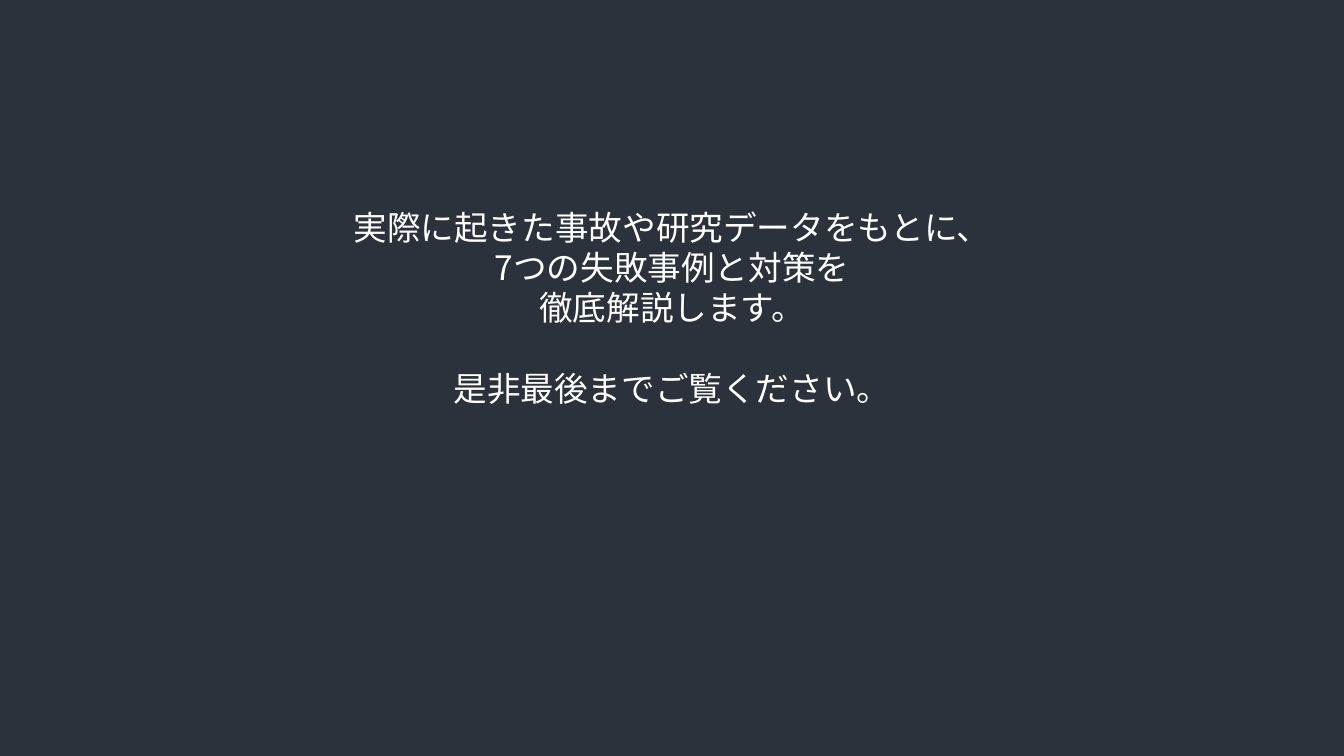
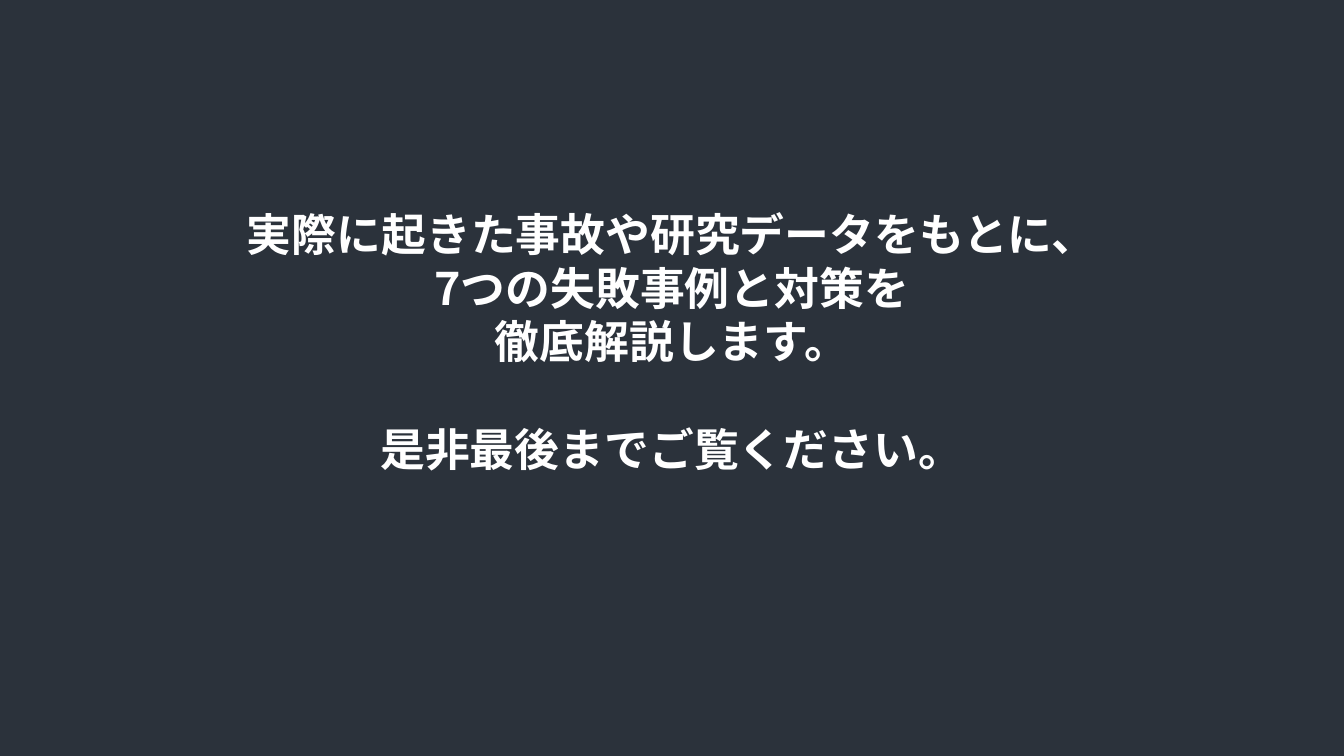
Before and after one commit to narudev4/Walkers_naru, a slide deck: slide 3 of 05_development/youtube/_shared/template-slides.pptx. Drawn at 1344x756 pixels with LibreOffice and Linux fonts; fonts in the diff are those of the drawing. Boxes give left, top, right and bottom in pixels: in the first picture for what was removed or moved away, otherwise in the second. Text is boxed around its words. In the diff, an @@ line names an element or a change of style, - is before the commit and + after.

```diff
--- a/05_development/youtube/_shared/template-slides.pptx
+++ b/05_development/youtube/_shared/template-slides.pptx
@@ text "実際に起きた事故や研究データをもとに、" at bbox=[247, 212, 1096, 471]: size 24 to 32 pt, bold on @@
```
Also in this commit, not shown: 2 other slides changed, 3 other files.
